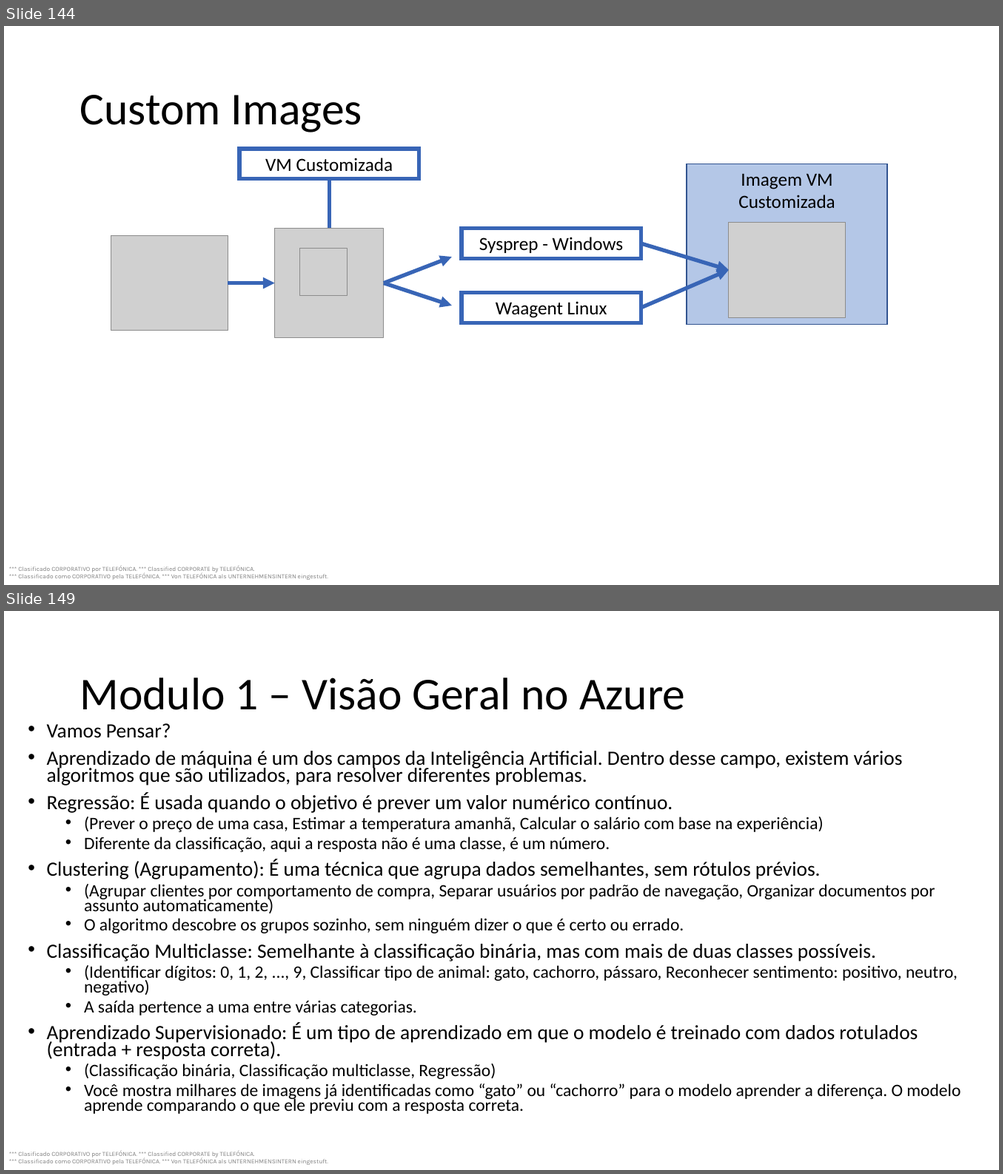
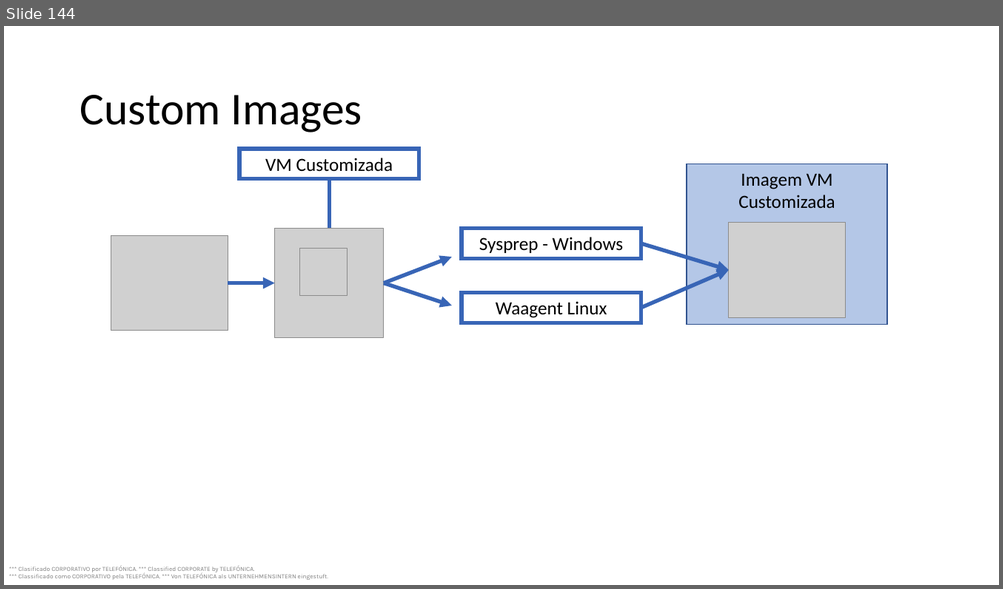
Before and after one commit to gorayb-ctrl/material, a slide deck: az300.pptx. Shown one above the other, each under a label of ours: slides 144 and 149 before the commit, slide 144 after it; the slides between them are not shown. The pictures are 1003x1174 and 1003x589 pixels, drawn with LibreOffice and Linux fonts; fonts in the diff are those of the drawing; grey boxes stand for pictures. Boxes give left, top, right and bottom in pixels: in the first picture for what was removed or moved away, otherwise in the second. Text is boxed around its words. In the diff, an @@ line names an element or a change of style, - is before the commit and + after.

```diff
--- a/az300.pptx
+++ b/az300.pptx
@@ slide 149 removed at (4, 611, 999, 1170), background #FFFFFF; not listed: 1 template element that a slide beside it also shows @@
@@ title removed at (79, 678, 685, 710) @@
-Modulo 1 – Visão Geral no Azure
@@ text removed at (47, 723, 960, 1114) @@
-• Vamos Pensar?
-• Aprendizado de máquina é um dos campos da Inteligência Artificial. Dentro desse campo, existem vários algoritmos que são utilizados, para resolver diferentes problemas.
-• Regressão: É usada quando o objetivo é prever um valor numérico contínuo.
-  • (Prever o preço de uma casa, Estimar a temperatura amanhã, Calcular o salário com base na experiência)
-  • Diferente da classificação, aqui a resposta não é uma classe, é um número.
-• Clustering (Agrupamento): É uma técnica que agrupa dados semelhantes, sem rótulos prévios.
-  • (Agrupar clientes por comportamento de compra, Separar usuários por padrão de navegação, Organizar documentos por assunto automaticamente)
-  • O algoritmo descobre os grupos sozinho, sem ninguém dizer o que é certo ou errado.
-• Classificação Multiclasse: Semelhante à classificação binária, mas com mais de duas classes possíveis.
-  • (Identificar dígitos: 0, 1, 2, ..., 9, Classificar tipo de animal: gato, cachorro, pássaro, Reconhecer sentimento: positivo, neutro, negativo)
-  • A saída pertence a uma entre várias categorias.
-• Aprendizado Supervisionado: É um tipo de aprendizado em que o modelo é treinado com dados rotulados (entrada + resposta correta).
-  • (Classificação binária, Classificação multiclasse, Regressão)
-  • Você mostra milhares de imagens já identificadas como “gato” ou “cachorro” para o modelo aprender a diferença. O modelo aprende comparando o que ele previu com a resposta correta.
```
Also in this commit, not shown: 23 other slides removed.
